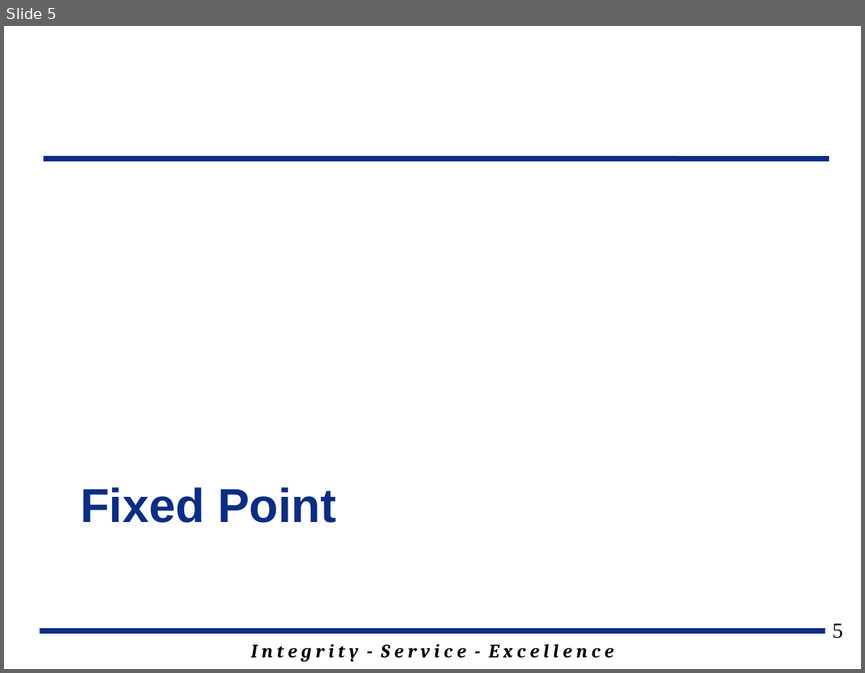
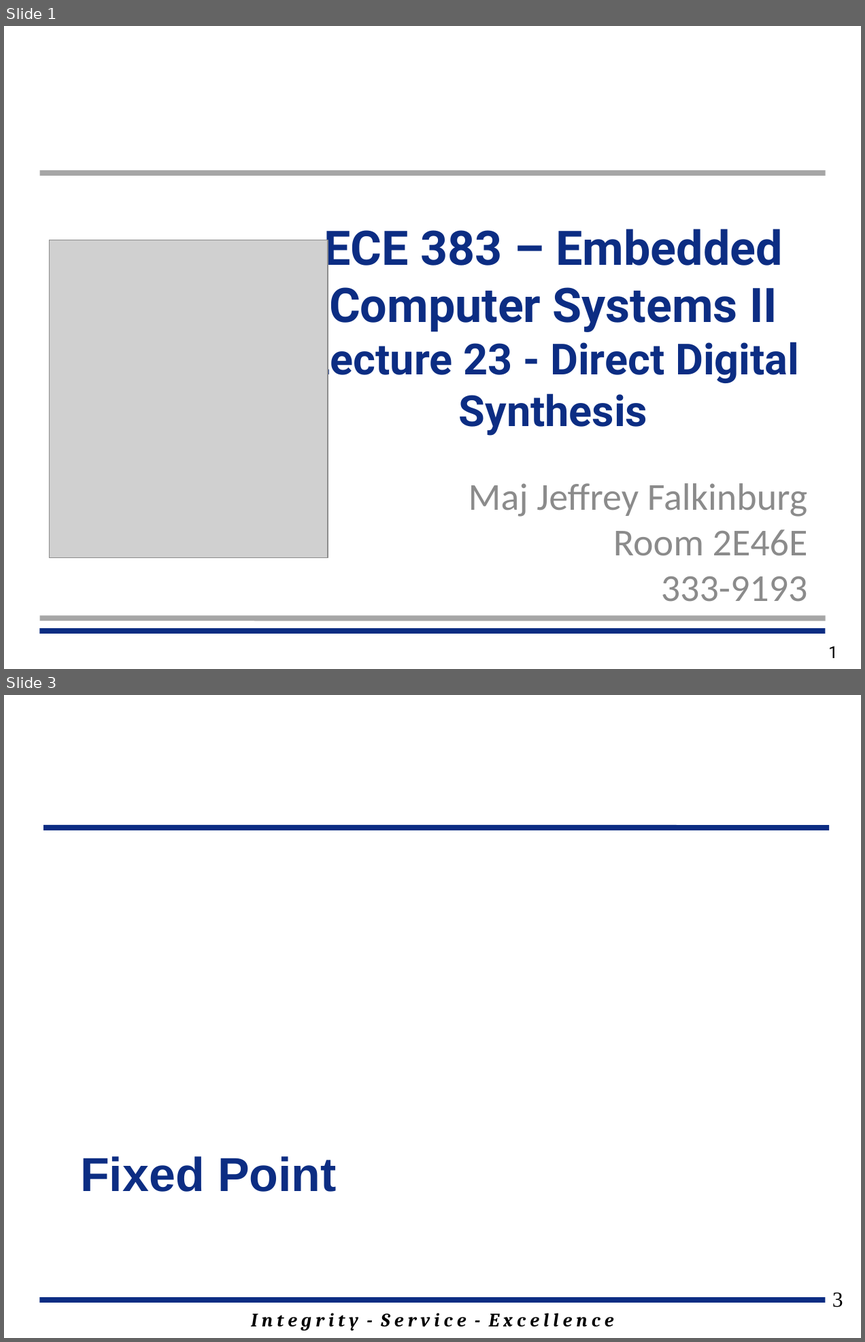
Before and after one commit to jfalkinburg/ECE383_web, a slide deck: lecture/slides/ECE_383_Lec23.pptx. Shown one above the other, each under a label of ours: slide 5 before the commit, slides 1 and 3 after it; the slides between them are not shown. The pictures are 865x673 and 865x1342 pixels, drawn with LibreOffice and Linux fonts; fonts in the diff are those of the drawing; grey boxes stand for pictures; background and template pictures are left out. Boxes give left, top, right and bottom in pixels: in the first picture for what was removed or moved away, otherwise in the second. Text is boxed around its words. In the diff, an @@ line names an element or a change of style, - is before the commit and + after.

```diff
--- a/lecture/slides/ECE_383_Lec23.pptx
+++ b/lecture/slides/ECE_383_Lec23.pptx
@@ slide 1 added at <box>4,26,861,669</box>, background #FFFFFF @@
@@ line added from (40, 172) to (825, 172), #A6A6A6 4.5 pt @@
@@ text added at <box>307,229,799,435</box>, 40 pt, text #0C2D83, bold @@
+ECE 383 – Embedded Computer Systems II
+Lecture 23 - Direct Digital Synthesis
@@ picture added at <box>50,240,328,558</box> @@
@@ subtitle added at <box>468,483,808,601</box>, 32 pt, text #8C8C8C @@
+Maj Jeffrey Falkinburg
+Room 2E46E
+333-9193
@@ line added from (40, 631) to (825, 631), #0C2D83 4.5 pt @@
@@ line added from (40, 618) to (825, 618), #A6A6A6 4.5 pt @@
@@ page number added at <box>828,645,838,658</box>, 14 pt, text #000000 @@
+1
@@ what was slide 5 is now slide 3 @@
@@ page number at <box>832,1292,843,1307</box>: text changed @@
-5
+3
```
Also in this commit, not shown: 7 slides changed, 3 other slides added, 1 slide removed, 4 other files.
